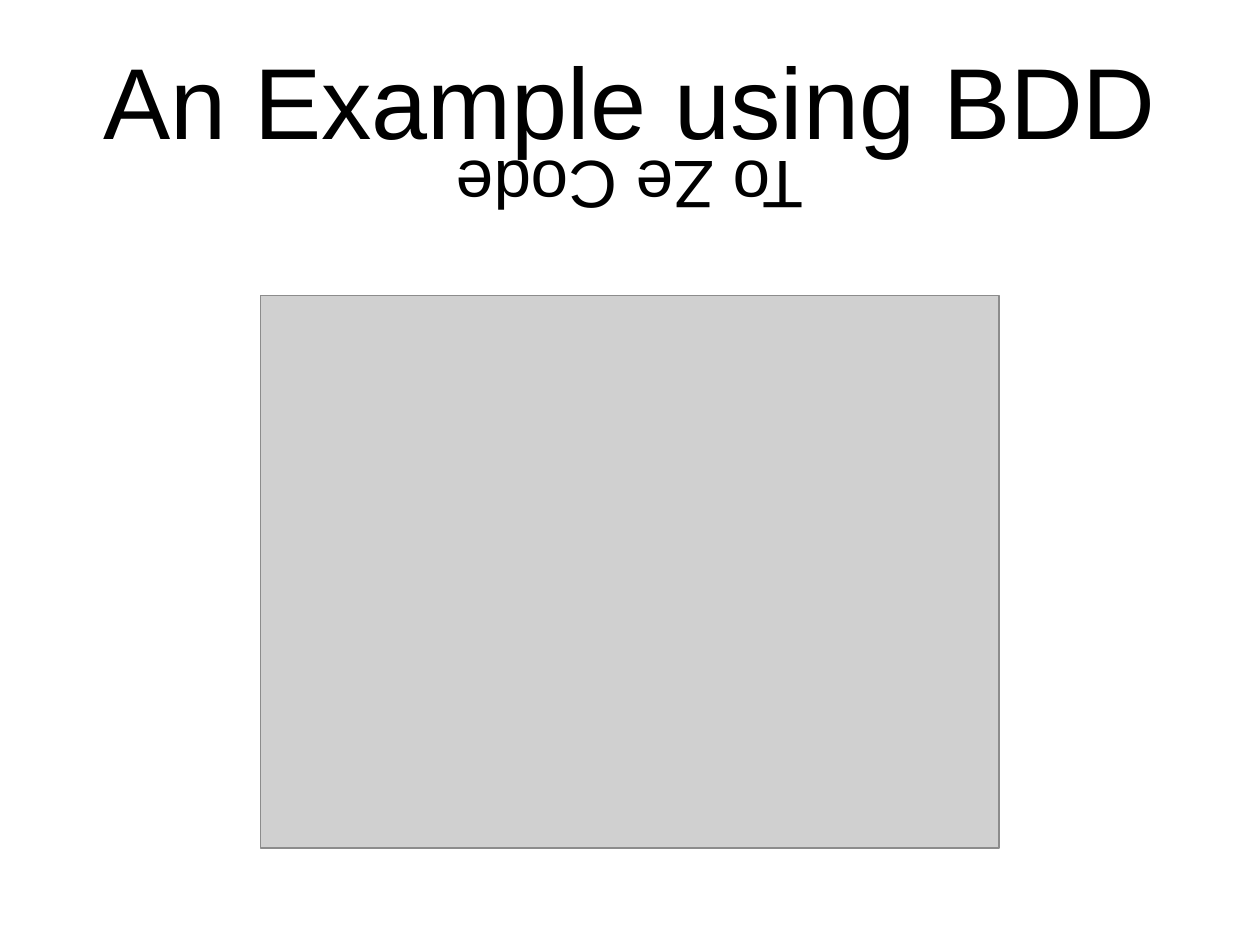
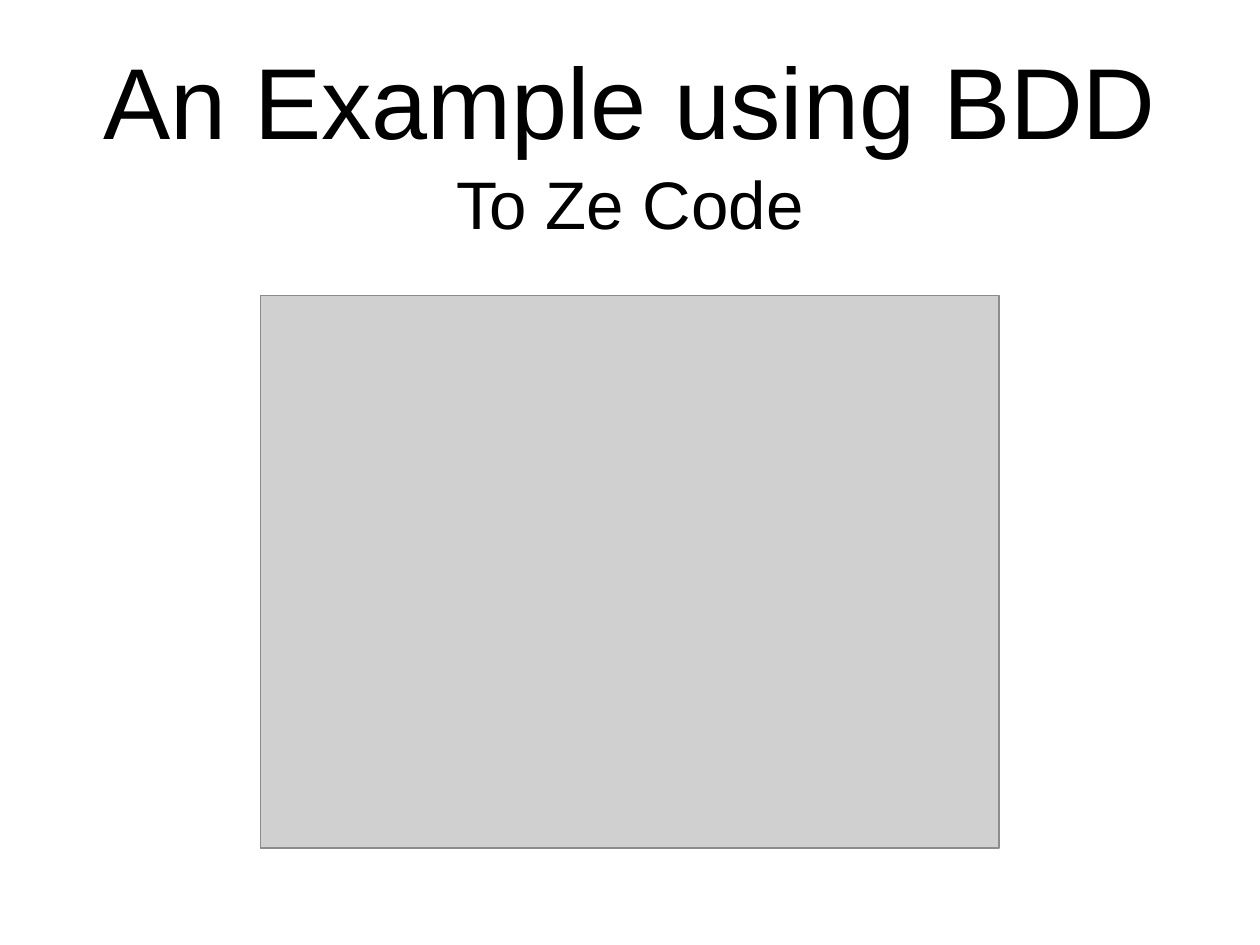
Before and after one commit to passionateprogrammersguild/Testing-Javascript-with-Jasmine, a slide deck: slide 7 of presentation/BDD_in_javascript_with_Jasmine.pptx. Drawn at 1260x945 pixels with LibreOffice and Linux fonts; fonts in the diff are those of the drawing; grey boxes stand for pictures. Boxes give left, top, right and bottom in pixels: in the first picture for what was removed or moved away, otherwise in the second. Text is boxed around its words. In the diff, an @@ line names an element or a change of style, - is before the commit and + after.

```diff
--- a/presentation/BDD_in_javascript_with_Jasmine.pptx
+++ b/presentation/BDD_in_javascript_with_Jasmine.pptx
@@ text "To Ze Code" at box(456, 180, 804, 230): rotation 0 to 180 degrees @@
```
Also in this commit, not shown: 2 other slides changed.
